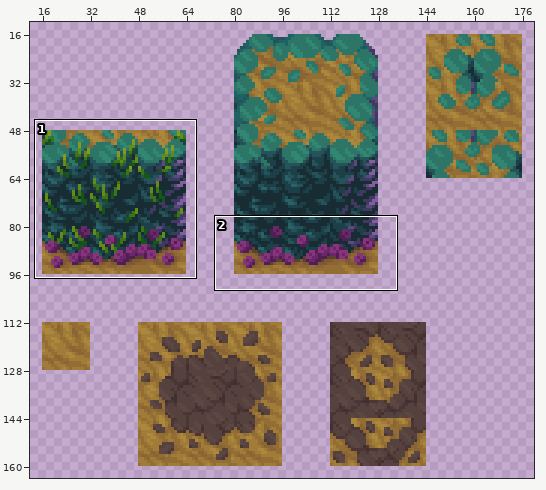
Sprite sheet: project/sprites/s_tileset3/bc0cf1e4-f899-4dce-b31b-4b0390be8f5c.png. The picture above shows the old version from afar; the outline marks the close-up.
Close-up. Old version:
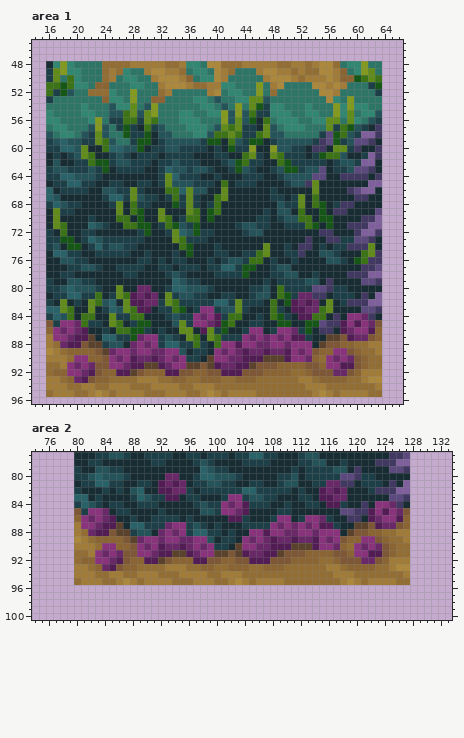
The file is 192x176 pixels. Shown: area 1: x 14..66, y 45..96; area 2: x 74..133, y 77..100. The wide view leaves out empty margins.
Once edited:
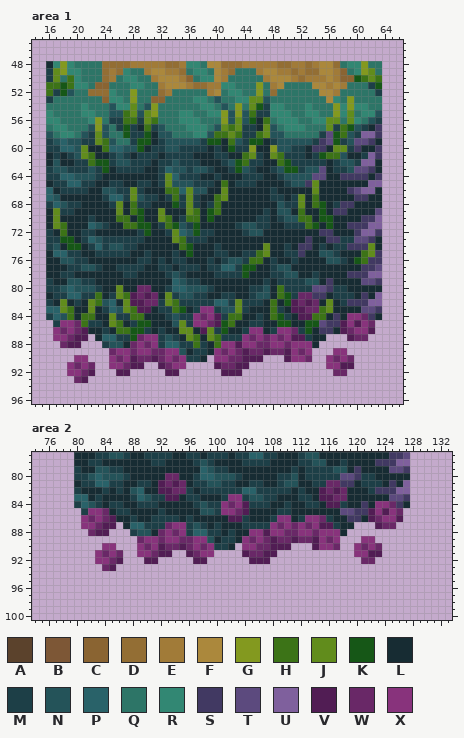
Palette (. is transparent): A #5b422c  B #7d5736  C #8a6432  D #936e34  E #a17b38  F #ab883c  G #83991f  H #3c7317  J #618c1c  K #165717  L #172c33  M #1d3f47  N #245359  P #296269  Q #2d7567  R #328773  S #413962  T #5c4a7e  U #7f609d  V #511d54  W #692867  X #88337c
From old to new:
{"where": "area 1"}
{"y":85,"x":16,"old":"B","new":"."}
{"y":85,"x":63,"old":"B","new":"."}
{"y":86,"x":16,"old":"C","new":"."}
{"y":86,"x":63,"old":"C","new":"."}
{"y":87,"x":16,"old":"E","new":"."}
{"y":87,"x":22,"old":"A","new":"."}
{"y":87,"x":56,"old":"AAB","new":"..."}
{"y":87,"x":62,"old":"BC","new":".."}
{"y":88,"x":16,"old":"ED","new":".."}
{"y":88,"x":21,"old":"BAA","new":"..."}
{"y":88,"x":55,"old":"ABBCCDDEE","new":"........."}
{"y":89,"x":16,"old":"FEDCCCCBA","new":"........."}
{"y":89,"x":54,"old":"BCC","new":"..."}
{"y":89,"x":59,"old":"BCDDE","new":"....."}
{"y":90,"x":16,"old":"EEED","new":"...."}
{"y":90,"x":22,"old":"CCB","new":"..."}
{"y":90,"x":39,"old":"A","new":"."}
{"y":90,"x":47,"old":"AAA","new":"..."}
{"y":90,"x":54,"old":"CD","new":".."}
{"y":90,"x":60,"old":"BCDD","new":"...."}
{"y":91,"x":16,"old":"DDE","new":"..."}
{"y":91,"x":23,"old":"BB","new":".."}
{"y":91,"x":30,"old":"AA","new":".."}
{"y":91,"x":36,"old":"AABA","new":"...."}
{"y":91,"x":45,"old":"ABBBCCCCBBC","new":"..........."}
{"y":91,"x":60,"old":"BCDD","new":"...."}
{"y":92,"x":16,"old":"DCC","new":"..."}
{"y":92,"x":23,"old":"BCC","new":"..."}
{"y":92,"x":28,"old":"ABCCC","new":"....."}
{"y":92,"x":35,"old":"BBCCBB","new":"......"}
{"y":92,"x":44,"old":"BBBCCCCDDCBBB","new":"............."}
{"y":92,"x":59,"old":"BCEEE","new":"....."}
{"y":93,"x":16,"old":"EEDC","new":"...."}
{"y":93,"x":22,"old":"BCCDDDDEEEDDCCDDCCCDDCCCDDDDDDEEDCCCCDDEFF","new":".........................................."}
{"y":94,"x":16,"old":"EEEDDEEDDEEEDDDEEEEDDEEEDDDDDDDDDDDDDEEEDDDDDDDE","new":"................................................"}
{"y":95,"x":16,"old":"DEEEDDEFEDEEEEDDDEEEDDEFEDEEEEDDDDDDDDEFEDEEEEDD","new":"................................................"}
{"where": "area 2"}
{"y":85,"x":80,"old":"B","new":"."}
{"y":85,"x":127,"old":"B","new":"."}
{"y":86,"x":80,"old":"C","new":"."}
{"y":86,"x":127,"old":"C","new":"."}
{"y":87,"x":80,"old":"E","new":"."}
{"y":87,"x":86,"old":"A","new":"."}
{"y":87,"x":120,"old":"AAB","new":"..."}
{"y":87,"x":126,"old":"BC","new":".."}
{"y":88,"x":80,"old":"ED","new":".."}
{"y":88,"x":85,"old":"BAA","new":"..."}
{"y":88,"x":119,"old":"ABBCCDDEE","new":"........."}
{"y":89,"x":80,"old":"FEDCCCCBA","new":"........."}
{"y":89,"x":118,"old":"BCC","new":"..."}
{"y":89,"x":123,"old":"BCDDE","new":"....."}
{"y":90,"x":80,"old":"EEED","new":"...."}
{"y":90,"x":86,"old":"CCB","new":"..."}
{"y":90,"x":103,"old":"A","new":"."}
{"y":90,"x":111,"old":"AAA","new":"..."}
{"y":90,"x":118,"old":"CD","new":".."}
{"y":90,"x":124,"old":"BCDD","new":"...."}
{"y":91,"x":80,"old":"DDE","new":"..."}
{"y":91,"x":87,"old":"BB","new":".."}
{"y":91,"x":94,"old":"AA","new":".."}
{"y":91,"x":100,"old":"AABA","new":"...."}
{"y":91,"x":109,"old":"ABBBCCCCBBC","new":"..........."}
{"y":91,"x":124,"old":"BCDD","new":"...."}
{"y":92,"x":80,"old":"DCC","new":"..."}
{"y":92,"x":87,"old":"BCC","new":"..."}
{"y":92,"x":92,"old":"ABCCC","new":"....."}
{"y":92,"x":99,"old":"BBCCBB","new":"......"}
{"y":92,"x":108,"old":"BBBCCCCDDCBBB","new":"............."}
{"y":92,"x":123,"old":"BCEEE","new":"....."}
{"y":93,"x":80,"old":"EEDC","new":"...."}
{"y":93,"x":86,"old":"BCCDDDDEEEDDCCDDCCCDDCCCDDDDDDEEDCCCCDDEFF","new":".........................................."}
{"y":94,"x":80,"old":"EEEDDEEDDEEEDDDEEEEDDEEEDDDDDDDDDDDDDEEEDDDDDDDE","new":"................................................"}
{"y":95,"x":80,"old":"DEEEDDEFEDEEEEDDDEEEDDEFEDEEEEDDDDDDDDEFEDEEEEDD","new":"................................................"}
